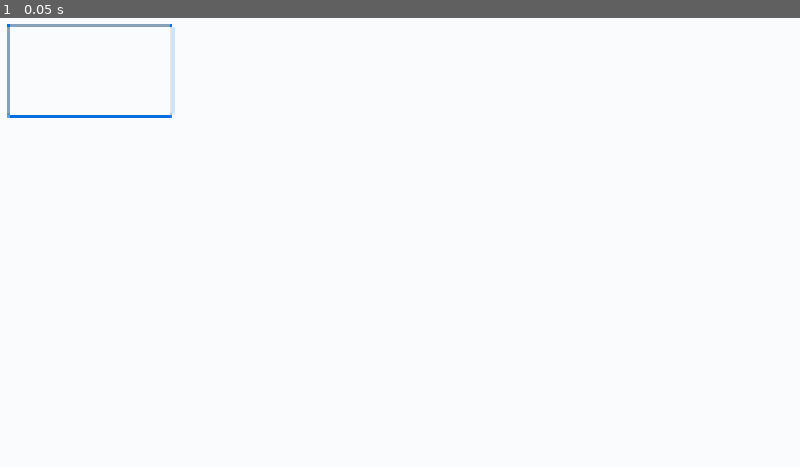
Above: before the commit, frame 1.
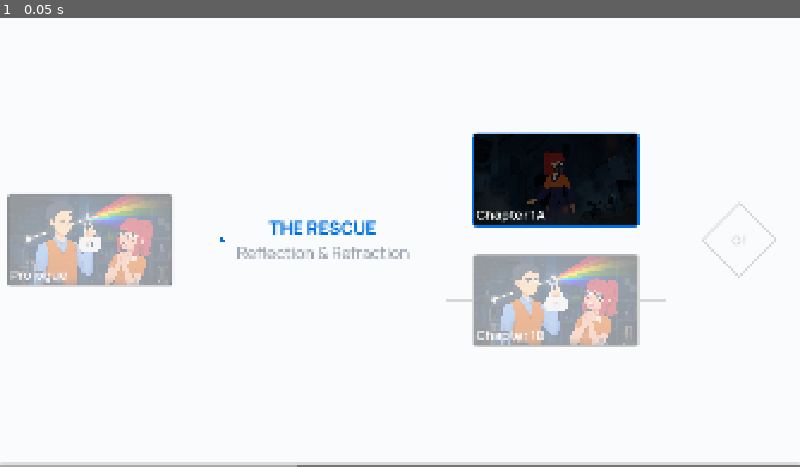
Above: after the commit, the same moment.

Repository: Daniel-Ope06/qzed_adaptive_vn_poc
Game: Godot game, scene res://scenes/menus/timeline.tscn
Two runs of this game, one before a commit and one after it. Both use one fixed random seed, a clock stepped at 60 frames per second and the inputs below.
Inputs:
- Up to frame 1 (0.05 s): no input

The runs differ from the first frame. In frame 1, 15% of the frame differs, in the area x 0-100%, y 1-100%.
Error before the commit: Invalid call to function 'setup_node' in base 'PanelContainer (StoryNode)'. Expected 3 argument(s). (res://scenes/menus/timeline.gd:163)

Commit message:
feat(core): emit `story_id` signal when clicked

Diff:
--- a/scenes/components/story_node.gd
+++ b/scenes/components/story_node.gd
@@ -1,5 +1,7 @@
 extends PanelContainer
 class_name StoryNode
+
+signal node_selected(id: String)
 
 enum NodeState { LOCKED, UNLOCKED, COMPLETED }
 
@@ -14,12 +16,14 @@
 
 var current_state: NodeState = NodeState.LOCKED
 var panel_style: StyleBoxFlat
+var node_id: String
 
 func _ready() -> void:
 	panel_style = get_theme_stylebox("panel").duplicate()
 	add_theme_stylebox_override("panel", panel_style)
 
-func setup_node(title: String, image: Texture2D, state: NodeState = NodeState.LOCKED) -> void:
+func setup_node(story_id: String, title: String, image: Texture2D, state: NodeState = NodeState.LOCKED) -> void:
+	node_id = story_id
 	node_title.text = title
 	node_image.texture = image
 	set_state(state)
@@ -47,3 +51,9 @@
 
 func is_active_path() -> bool:
 	return current_state != NodeState.LOCKED
+
+func _gui_input(event: InputEvent) -> void:
+	if current_state == NodeState.LOCKED:
+		return
+	if event is InputEventMouseButton and event.button_index == MOUSE_BUTTON_LEFT and event.pressed:
+		node_selected.emit(node_id)
